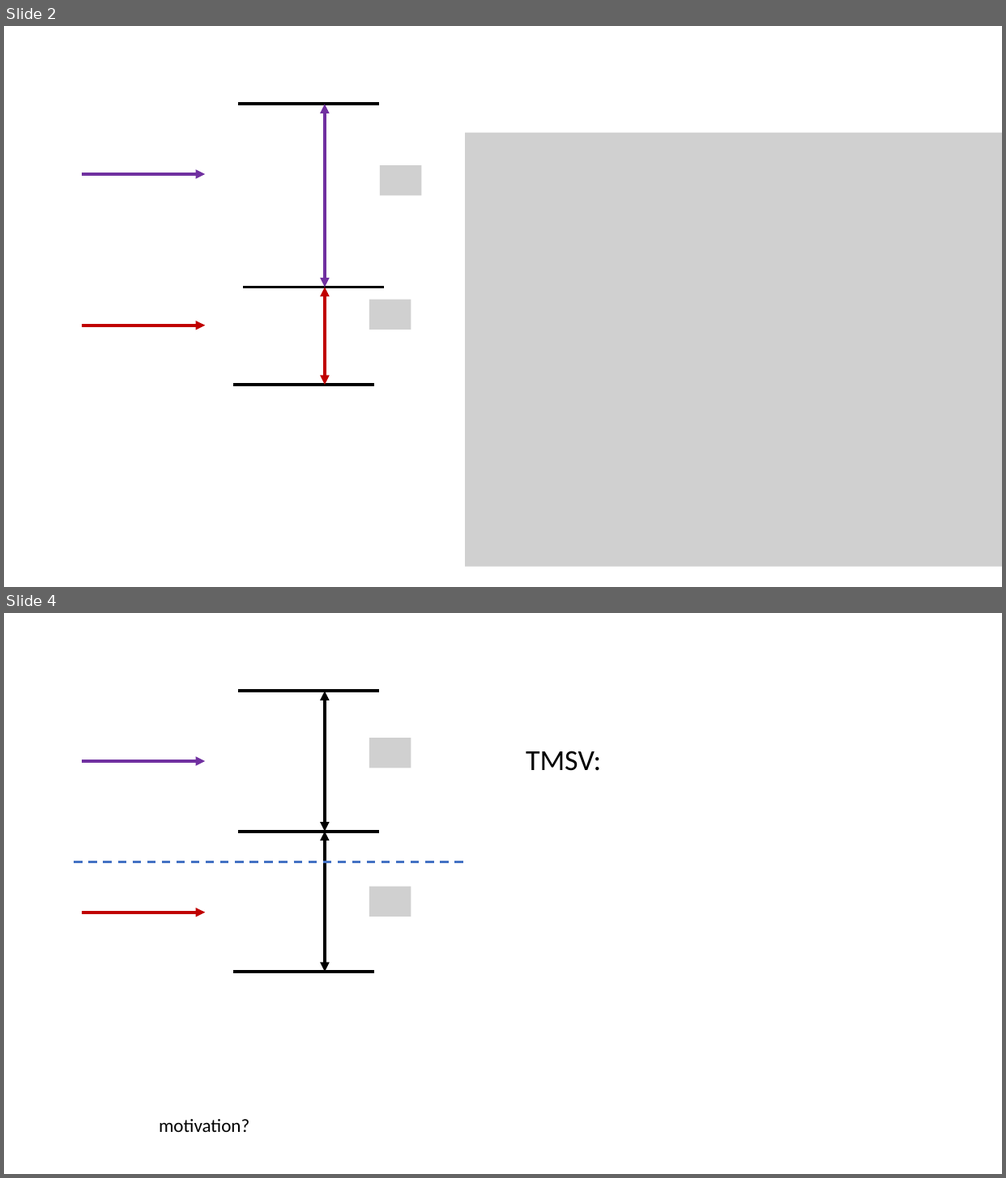
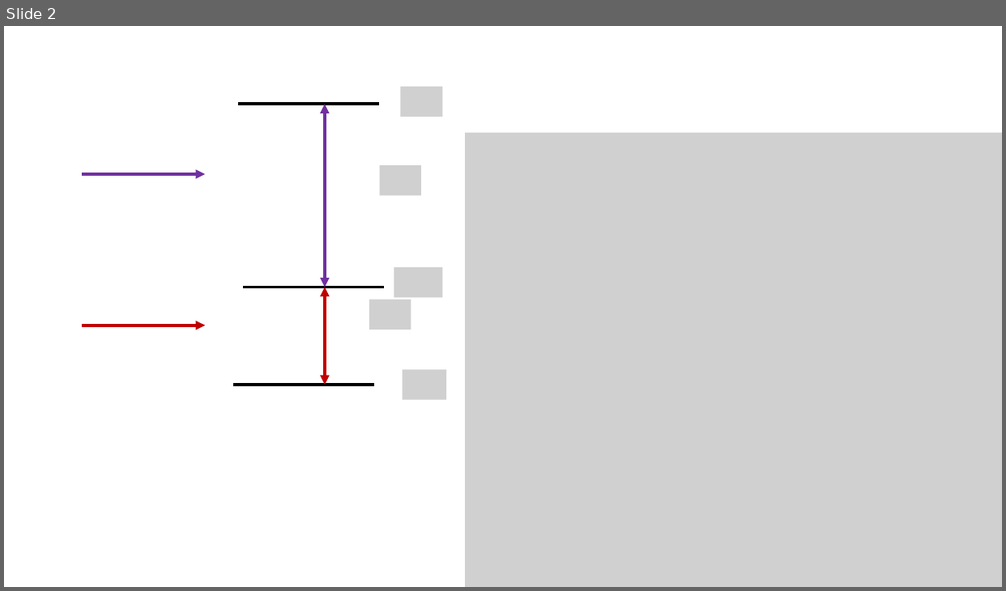
Before and after one commit to youjieyu888/circular-waveguide, a slide deck: absorption/enhancement.pptx. Shown one above the other, each under a label of ours: slides 2 and 4 before the commit, slide 2 after it; the slides between them are not shown. The pictures are 1006x1178 and 1006x591 pixels, drawn with LibreOffice and Linux fonts; fonts in the diff are those of the drawing; grey boxes stand for pictures. Boxes give left, top, right and bottom in pixels: in the first picture for what was removed or moved away, otherwise in the second. Text is boxed around its words. In the diff, an @@ line names an element or a change of style, - is before the commit and + after.

```diff
--- a/absorption/enhancement.pptx
+++ b/absorption/enhancement.pptx
@@ slide 4 removed at bbox=[4, 613, 1002, 1174], background #FFFFFF @@
@@ line removed from (238, 691) to (379, 691) @@
@@ double arrow removed from (325, 691) to (325, 832) @@
@@ picture removed at bbox=[369, 738, 411, 768] @@
@@ text removed at bbox=[526, 751, 601, 771] @@
-TMSV:
@@ arrow removed from (82, 761) to (206, 761) @@
@@ line removed from (238, 832) to (379, 832) @@
@@ double arrow removed from (325, 832) to (325, 972) @@
@@ line removed from (74, 862) to (464, 862) @@
@@ picture removed at bbox=[369, 886, 411, 916] @@
@@ arrow removed from (82, 913) to (206, 913) @@
@@ line removed from (234, 972) to (374, 972) @@
@@ text removed at bbox=[159, 1119, 249, 1132] @@
-motivation?
@@ slide 2 changed as well @@
@@ picture added at bbox=[401, 87, 443, 117] @@
@@ picture: place and size @@
-picture at bbox=[465, 132, 1002, 566]
+picture at bbox=[465, 132, 1002, 587]
@@ picture added at bbox=[394, 268, 443, 297] @@
@@ picture added at bbox=[403, 369, 446, 399] @@
```
Also in this commit, not shown: 1 other slide changed, 2 slides added, 1 other slide removed, 3 other files.
